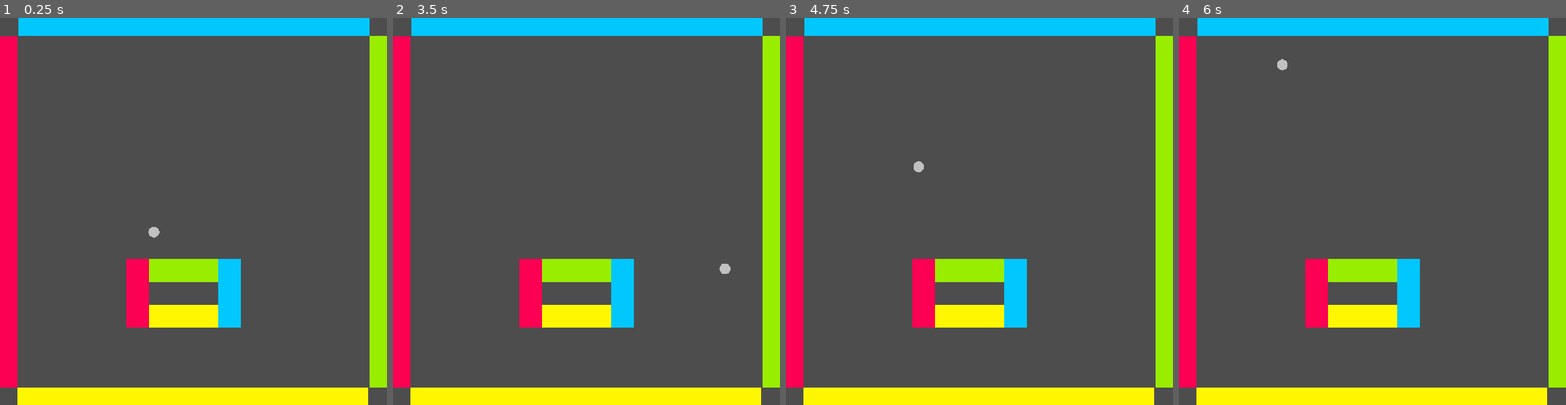
Above: before the commit, frames 1-4 (left to right).
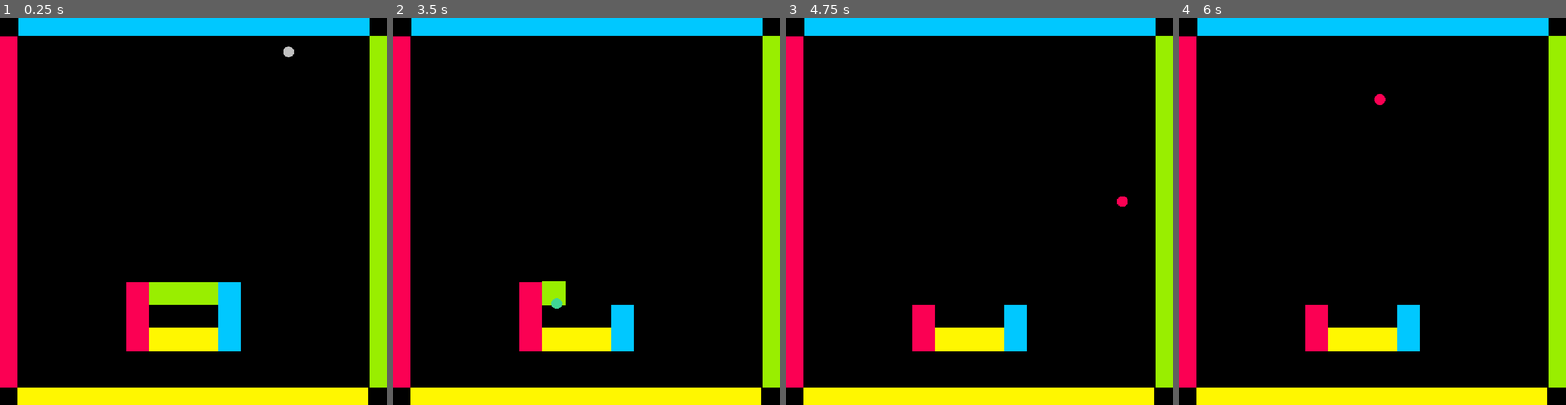
Above: after the commit, the same moments.

Repository: ericvennemeyer/maxxout
Game: Godot game, scene res://game.tscn
The game is run twice, just before and just after one commit, with the same random seed, the same clock (stepped at 60 frames per second) and the same inputs.
Inputs:
- Up to frame 1 (0.25 s): no input
- Up to frame 2 (3.5 s): no input
- Up to frame 3 (4.75 s): no input
- Up to frame 4 (6 s): no input

The runs differ from the first frame. In frame 1, 82% of the frame differs, in the area x 0-100%, y 0-100%; in frame 2, 83%; in frame 3, 83%; in frame 4, 83%.

Commit message:
Create a "ball exclusion zone" in game.tscn and script to generate random ball start position outside of it.

Diff:
--- a/ball.gd
+++ b/ball.gd
@@ -20,17 +20,16 @@
 	global_position += velocity * delta
 
 	if collided:
-		print("Collided")
 		var space_state = get_world_2d().direct_space_state
 		var query = PhysicsRayQueryParameters2D.create(global_position, other_area.global_position)
 		query.collide_with_areas = true
 		query.exclude = [self]
 		var result = space_state.intersect_ray(query)
+		#if result:
+			#print("Hit at point: ", result.position)
+			#print("Collision normal: ", result.normal)
 		if result:
-			print("Hit at point: ", result.position)
-			print("Collision normal: ", result.normal)
-
-		velocity = velocity.bounce(result.normal)
+			velocity = velocity.bounce(result.normal)
 
 		collided = false
 
--- a/game.gd
+++ b/game.gd
@@ -5,14 +5,38 @@
 
 @export var ball: PackedScene
 
+@onready var collision_shape_2d: CollisionShape2D = $BallExclusionZone/CollisionShape2D
+
 
 func _ready() -> void:
+	RenderingServer.set_default_clear_color(Color.BLACK)
+
 	viewport_size = get_viewport_rect().size
 	viewport_center = viewport_size / 2
-	create_new_ball(viewport_center)
+
+	create_new_ball(generate_ball_start_position())
 
 
 func create_new_ball(ball_start_position: Vector2) -> void:
 	var new_ball = ball.instantiate()
 	new_ball.global_position = ball_start_position
 	add_child(new_ball)
+
+
+func generate_ball_start_position() -> Vector2:
+	var zone_center: Vector2 = collision_shape_2d.position
+	var zone_size: Vector2 = collision_shape_2d.shape.size
+
+	var random_x_low = randi_range(0, zone_center.x - zone_size.x / 2)
+	# TODO: Need to subtract eventual paddle width:
+	var random_x_high = randi_range(zone_center.x + zone_size.x / 2, viewport_size.x - 50)
+	var random_y_low = randi_range(0, zone_center.y - zone_size.y / 2)
+	# TODO: Need to subtract eventual paddle width:
+	var random_y_high = randi_range(zone_center.y + zone_size.y / 2, viewport_size.y - 50)
+
+	var x_pos: Array = [random_x_low, random_x_high]
+	var y_pos: Array = [random_y_low, random_y_high]
+
+	var ball_start_position: Vector2 = Vector2(x_pos[randi_range(0, 1)], y_pos[randi_range(0, 1)])
+
+	return ball_start_position
--- a/game.tscn
+++ b/game.tscn
@@ -1,9 +1,9 @@
-[gd_scene load_steps=9 format=3 uid="uid://d1qwy02mn4l55"]
+[gd_scene load_steps=10 format=3 uid="uid://d1qwy02mn4l55"]
 
 [ext_resource type="PackedScene" uid="uid://dra2imwcludka" path="res://paddle.tscn" id="1_80nbo"]
 [ext_resource type="Script" uid="uid://tpqwpajrtqjh" path="res://game.gd" id="1_feb5d"]
 [ext_resource type="PackedScene" uid="uid://b315ut83y0trh" path="res://ball.tscn" id="2_e2o6t"]
-[ext_resource type="PackedScene" uid="uid://bkwb4j6lwjh7j" path="res://block.tscn" id="4_fc0e3"]
+[ext_resource type="PackedScene" uid="uid://b3g1utgqt470d" path="res://level.tscn" id="4_fc0e3"]
 
 [sub_resource type="CanvasTexture" id="CanvasTexture_e2o6t"]
 resource_local_to_scene = true
@@ -18,6 +18,9 @@
 [sub_resource type="RectangleShape2D" id="RectangleShape2D_e2o6t"]
 resource_local_to_scene = true
 size = Vector2(50, 980)
+
+[sub_resource type="RectangleShape2D" id="RectangleShape2D_fc0e3"]
+size = Vector2(704, 704)
 
 [node name="Game" type="Node2D"]
 script = ExtResource("1_feb5d")
@@ -76,50 +79,17 @@
 position = Vector2(0, -3.05176e-05)
 shape = SubResource("RectangleShape2D_e2o6t")
 
-[node name="RedBlock" parent="." instance=ExtResource("4_fc0e3")]
-position = Vector2(384, 704)
+[node name="Level" parent="." instance=ExtResource("4_fc0e3")]
+position = Vector2(0, 320)
 
-[node name="RedBlock2" parent="." instance=ExtResource("4_fc0e3")]
-position = Vector2(384, 768)
+[node name="BallExclusionZone" type="Area2D" parent="."]
+metadata/_edit_lock_ = true
+metadata/_edit_group_ = true
 
-[node name="RedBlock3" parent="." instance=ExtResource("4_fc0e3")]
-position = Vector2(384, 832)
-
-[node name="GreenBlock" parent="." instance=ExtResource("4_fc0e3")]
-position = Vector2(448, 704)
-block_color = 1
-
-[node name="GreenBlock2" parent="." instance=ExtResource("4_fc0e3")]
-position = Vector2(512, 704)
-block_color = 1
-
-[node name="GreenBlock3" parent="." instance=ExtResource("4_fc0e3")]
-position = Vector2(576, 704)
-block_color = 1
-
-[node name="BlueBlock" parent="." instance=ExtResource("4_fc0e3")]
-position = Vector2(640, 704)
-block_color = 2
-
-[node name="BlueBlock2" parent="." instance=ExtResource("4_fc0e3")]
-position = Vector2(640, 768)
-block_color = 2
-
-[node name="BlueBlock3" parent="." instance=ExtResource("4_fc0e3")]
-position = Vector2(640, 832)
-block_color = 2
-
-[node name="YellowBlock" parent="." instance=ExtResource("4_fc0e3")]
-position = Vector2(576, 832)
-block_color = 3
-
-[node name="YellowBlock2" parent="." instance=ExtResource("4_fc0e3")]
-position = Vector2(512, 832)
-block_color = 3
-
-[node name="YellowBlock3" parent="." instance=ExtResource("4_fc0e3")]
-position = Vector2(448, 832)
-block_color = 3
+[node name="CollisionShape2D" type="CollisionShape2D" parent="BallExclusionZone"]
+position = Vector2(544, 544)
+shape = SubResource("RectangleShape2D_fc0e3")
+disabled = true
 
 [editable path="Paddle"]
 [editable path="Paddle2"]
--- /dev/null
+++ b/level.tscn
@@ -0,0 +1,50 @@
+[gd_scene load_steps=2 format=3 uid="uid://b3g1utgqt470d"]
+
+[ext_resource type="PackedScene" uid="uid://bkwb4j6lwjh7j" path="res://block.tscn" id="1_u52ul"]
+
+[node name="Level" type="Node2D"]
+
+[node name="RedBlock" parent="." instance=ExtResource("1_u52ul")]
+position = Vector2(384, 448)
+
+[node name="RedBlock2" parent="." instance=ExtResource("1_u52ul")]
+position = Vector2(384, 512)
+
+[node name="RedBlock3" parent="." instance=ExtResource("1_u52ul")]
+position = Vector2(384, 576)
+
+[node name="GreenBlock" parent="." instance=ExtResource("1_u52ul")]
+position = Vector2(448, 448)
+block_color = 1
+
+[node name="GreenBlock2" parent="." instance=ExtResource("1_u52ul")]
+position = Vector2(512, 448)
+block_color = 1
+
+[node name="GreenBlock3" parent="." instance=ExtResource("1_u52ul")]
+position = Vector2(576, 448)
+block_color = 1
+
+[node name="BlueBlock" parent="." instance=ExtResource("1_u52ul")]
+position = Vector2(640, 448)
+block_color = 2
+
+[node name="BlueBlock2" parent="." instance=ExtResource("1_u52ul")]
+position = Vector2(640, 512)
+block_color = 2
+
+[node name="BlueBlock3" parent="." instance=ExtResource("1_u52ul")]
+position = Vector2(640, 576)
+block_color = 2
+
+[node name="YellowBlock" parent="." instance=ExtResource("1_u52ul")]
+position = Vector2(576, 576)
+block_color = 3
+
+[node name="YellowBlock2" parent="." instance=ExtResource("1_u52ul")]
+position = Vector2(512, 576)
+block_color = 3
+
+[node name="YellowBlock3" parent="." instance=ExtResource("1_u52ul")]
+position = Vector2(448, 576)
+block_color = 3
